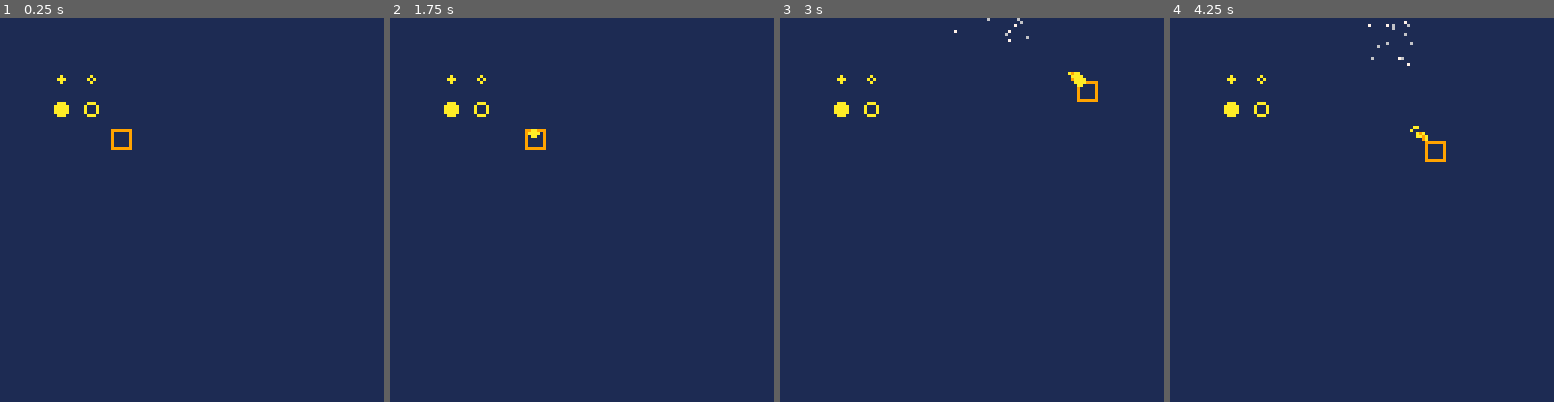
Above: before the commit, frames 1-4 (left to right).
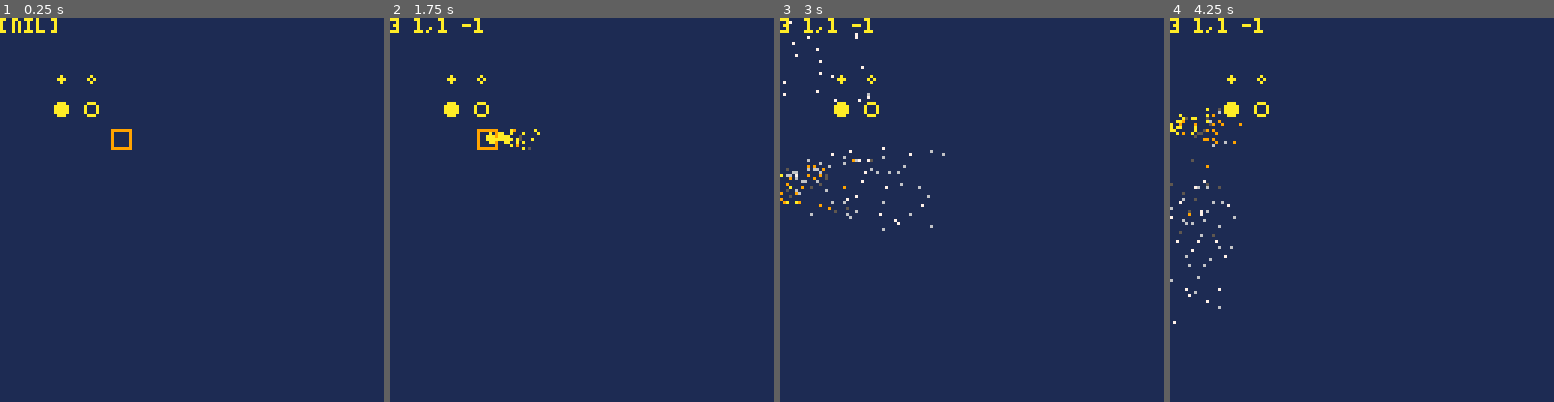
Above: after the commit, the same moments.

Repository: mphelp/picoresearch
Game: PICO-8 cartridge carts/game2.p8
Same seed, same stepped clock (60 frames per second), same inputs: the game is played once before the commit and once after it.
Inputs:
- Up to frame 1 (0.25 s): no input
- Up to frame 2 (1.75 s): tap O (Z key) at 0.7, 1.7 s; hold Right from 1.6 s (still down)
- Up to frame 3 (3 s): release Right at 2.1 s; tap O (Z key) at 2.1, 2.5, 2.9 s; hold Up 2.15-2.42 s; hold Right from 2.47 s (still down)
- Up to frame 4 (4.25 s): release Right at 3.03 s; hold Left 3.08-3.58 s; tap O (Z key) at 3.3, 3.7, 4.1 s; hold Down 3.63-3.97 s; hold Right from 4.02 s (still down)

The runs differ from the first frame. In frame 1, 0.2% of the frame differs, in the area x 0-15%, y 0-4%; in frame 2, 0.8%; in frame 3, 1.2%, in the area x 0-83%, y 0-56%; in frame 4, 1.2%.

Commit message:
directional flame particles. Next step: asteroids game style

Diff:
--- a/carts/game2.p8
+++ b/carts/game2.p8
@@ -26,6 +26,7 @@
     circ(30,20,1,10)
     circfill(20,30,2,10)
     circ(30,30,2,10)
+    print(debug_str)
 end
 
 
@@ -54,16 +55,19 @@
 }
 ---- updates
 function move_ship()
-
-    if btn(0) then sh.x-=2 end
-    if btn(1) then sh.x+=2 end
-    if btn(2) then sh.y-=2 end
-    if btn(3) then sh.y+=2 end
-    if btn(4) then
+    local dx, dy
+    dx = {0,0}
+    dy = {0,0}
+    if btn(0) then sh.x+=2 dx = {dx[1]-1,dx[2]-3} dy = {dy[1]+1,dy[2]-1} end
+    if btn(1) then sh.x-=2 dx = {dx[1]+3,dx[2]+1} dy = {dy[1]+1,dy[2]-1} end
+    if btn(2) then sh.y+=2 dx = {dx[1]+1,dx[2]-1} dy = {dy[1]-1,dy[1]-3} end
+    if btn(3) then sh.y-=2 dx = {dx[1]+1,dx[2]-1} dy = {dy[1]+3,dy[2]+1} end
+    if btn(0) or btn(1) or btn(2) or btn(3) then
+        debug_str = dx[1] .. ' '.. dx[2] .. ',' .. dy[1] .. ' '..dy[2]
          --an example passing a table for the color (flames?)
          for i=1,10 do
              add_new_dust(sh.x,sh.y,
-                          rnd(1)-0.5,rnd(1)-2, -- dx, dy
+                          dx[1]-rnd(abs(dx[1]-dx[2])),dy[1]-rnd(abs(dy[1]-dy[2])), -- dx, dy
                           rnd(20)+10,rnd(1)+1, -- life, rad
                           0, 0.8, -- grav, perc
                           flame_sequence)
@@ -91,6 +95,9 @@
 
 -->8
 -- == ext helper func ==
+local debug_str = ''
+-- sign
+function sign(x) return x>0 and 1 or x<0 and -1 or 0 end
 -- CREDIT: DocRobs (https://www.lexaloffle.com/bbs/?pid=58211)
 --        _x coordinate of dust
 --        _y coordinate of dust
